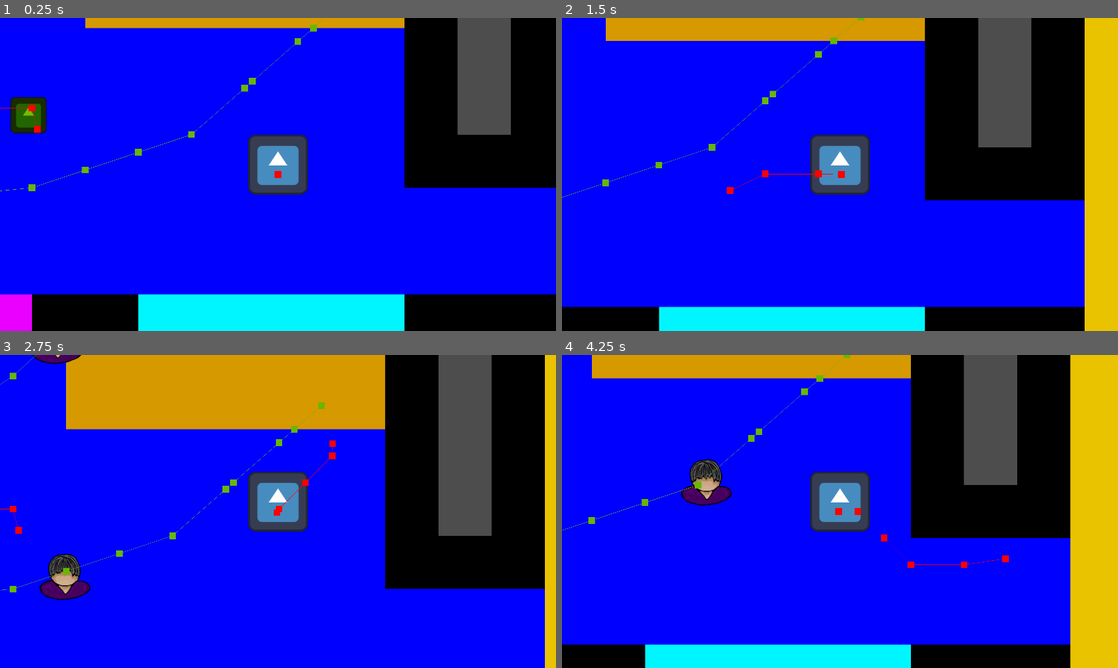
Above: before the commit, frames 1-4 (two rows, left to right).
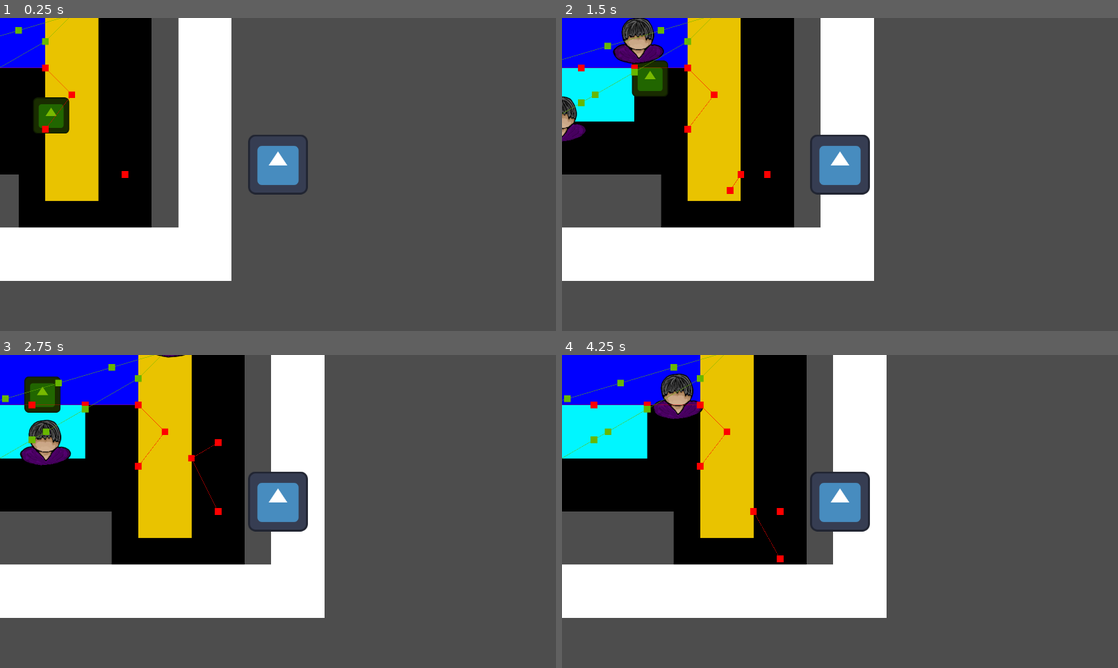
Above: after the commit, the same moments.

Repository: mntjams/game-jam-25-2
Game: Godot game, scene res://scenes/game.tscn
Same seed, same stepped clock (60 frames per second), same inputs: the game is played once before the commit and once after it. The engine's default icon, where the game draws it, is replaced by a stand-in: a white triangle on a blue panel in a dark square.
Inputs (mouse positions are in pixels of both pictures, inside the frame that each line leads up to):
- Up to frame 1 (0.25 s): no input
- Up to frame 2 (1.5 s): move the mouse to (962, 158) at 0.52 s; move the mouse to (728, 190) at 1.27 s
- Up to frame 3 (2.75 s): move the mouse to (333, 442) at 2.02 s
- Up to frame 4 (4.25 s): move the mouse to (812, 574) at 2.77 s; move the mouse to (1006, 558) at 3.52 s

The runs differ from the first frame. In frame 1, 93% of the frame differs, in the area x 0-100%, y 0-100%; in frame 2, 92%; in frame 3, 91%; in frame 4, 92%.

Commit message:
Make tileset automatically

Diff:
--- a/scenes/game.tscn
+++ b/scenes/game.tscn
@@ -1,14 +1,19 @@
-[gd_scene load_steps=20 format=4 uid="uid://cdtnc2ucqxpfl"]
+[gd_scene load_steps=22 format=4 uid="uid://cdtnc2ucqxpfl"]
 
 [ext_resource type="Texture2D" uid="uid://c36ticp3qxjfv" path="res://assets/tileset/tilesheet2.png" id="1_80nbo"]
 [ext_resource type="Script" uid="uid://mbypv7w6lcbn" path="res://scripts/game.gd" id="1_lbhrr"]
 [ext_resource type="Script" uid="uid://d1wsjjv1u2y0q" path="res://scripts/Navigation.gd" id="2_lnu2h"]
+[ext_resource type="Texture2D" uid="uid://c0wniu4xlqgiy" path="res://assets/img/tiles/tileset.png" id="2_vtaks"]
 [ext_resource type="Texture2D" uid="uid://b1sbwmgxviw67" path="res://assets/img/icon.svg" id="2_yqjtg"]
 [ext_resource type="Script" uid="uid://dj3d00f3pw5e8" path="res://scripts/room_manager.gd" id="5_0tnpc"]
 [ext_resource type="Script" uid="uid://wlsyrkid1xtg" path="res://scripts/room.gd" id="6_gee14"]
 [ext_resource type="Script" uid="uid://ccjf5kr435dt3" path="res://scripts/slot.gd" id="7_0tnpc"]
 [ext_resource type="PackedScene" uid="uid://qoe1t1c24c7u" path="res://scenes/woman.tscn" id="9_0tnpc"]
 [ext_resource type="PackedScene" uid="uid://rdrjhnbh11s1" path="res://man.tscn" id="9_vtaks"]
+
+[sub_resource type="TileSetAtlasSource" id="TileSetAtlasSource_kvpfn"]
+texture = ExtResource("2_vtaks")
+texture_region_size = Vector2i(32, 32)
 
 [sub_resource type="NavigationPolygon" id="NavigationPolygon_yqjtg"]
 vertices = PackedVector2Array(16, 16, -16, 16, -16, -16, 16, -16)
@@ -173,11 +178,11 @@
 9:9/0 = 0
 
 [sub_resource type="TileSet" id="TileSet_feb5d"]
-tile_size = Vector2i(32, 32)
 physics_layer_0/collision_layer = 2
 physics_layer_0/collision_mask = 2
 navigation_layer_0/layers = 1
 sources/1 = SubResource("TileSetAtlasSource_e2o6t")
+sources/0 = SubResource("TileSetAtlasSource_kvpfn")
 
 [sub_resource type="CircleShape2D" id="CircleShape2D_yqjtg"]
 radius = 20.0
Renamed: assets/img/dancefloor_blue.png -> assets/img/tiles/dancefloor_blue.png
Not shown, changed: assets/img/tiles/dancefloor_blue.png.import
Renamed: assets/img/dancefloor_green.png -> assets/img/tiles/dancefloor_green.png
Not shown, changed: assets/img/tiles/dancefloor_green.png.import
Renamed: assets/img/dancefloor_pink.png -> assets/img/tiles/dancefloor_pink.png
Not shown, changed: assets/img/tiles/dancefloor_pink.png.import
Renamed: assets/img/dancefloor_violet.png -> assets/img/tiles/dancefloor_violet.png
Not shown, added: assets/img/tiles/dancefloor_violet.png.import
Renamed: assets/img/dancefloor_yellow.png -> assets/img/tiles/dancefloor_yellow.png
Not shown, changed: assets/img/tiles/dancefloor_yellow.png.import
Renamed: assets/img/floor_basic.png -> assets/img/tiles/floor_basic.png
Not shown, changed: assets/img/tiles/floor_basic.png.import
(and 13 more such lines)
